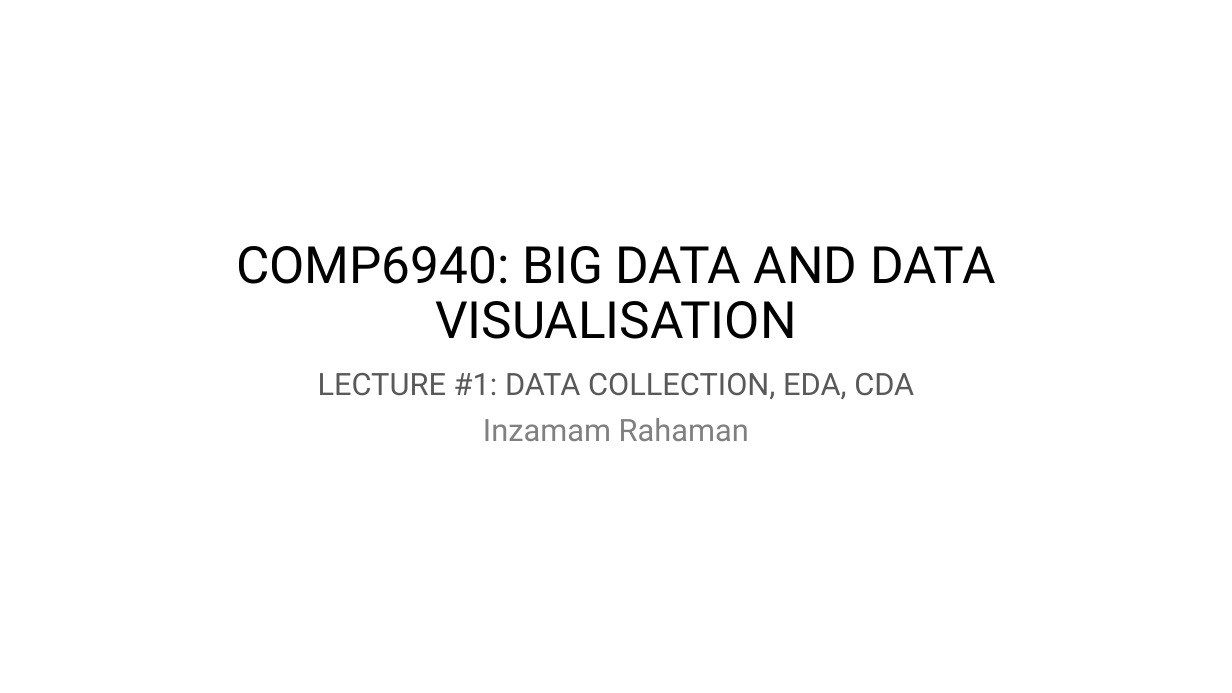
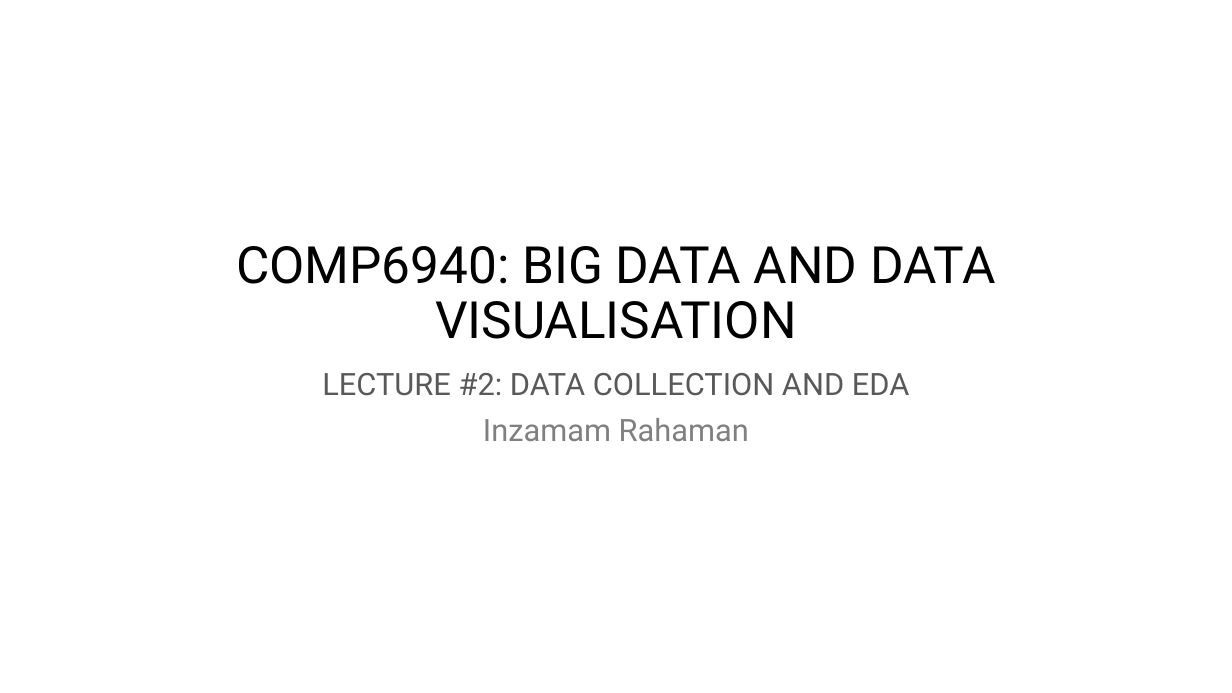
Before and after one commit to InzamamRahaman/COMP6940-2023, a slide deck: slide 1 of Lectures/Lecture 2/COMP6940 Lecture 2.pptx. Drawn at 1232x693 pixels with LibreOffice and Linux fonts; fonts in the diff are those of the drawing. Boxes give left, top, right and bottom in pixels: in the first picture for what was removed or moved away, otherwise in the second. Text is boxed around its words. In the diff, an @@ line names an element or a change of style, - is before the commit and + after.

```diff
--- a/Lectures/Lecture 2/COMP6940 Lecture 2.pptx
+++ b/Lectures/Lecture 2/COMP6940 Lecture 2.pptx
@@ subtitle at bbox=[322, 373, 909, 396]: text changed @@
-LECTURE #1: DATA COLLECTION, EDA, CDA
+LECTURE #2: DATA COLLECTION AND EDA
```
Also in this commit, not shown: 2 other slides changed, 4 slides added, 22 slides removed, 12 other files.
